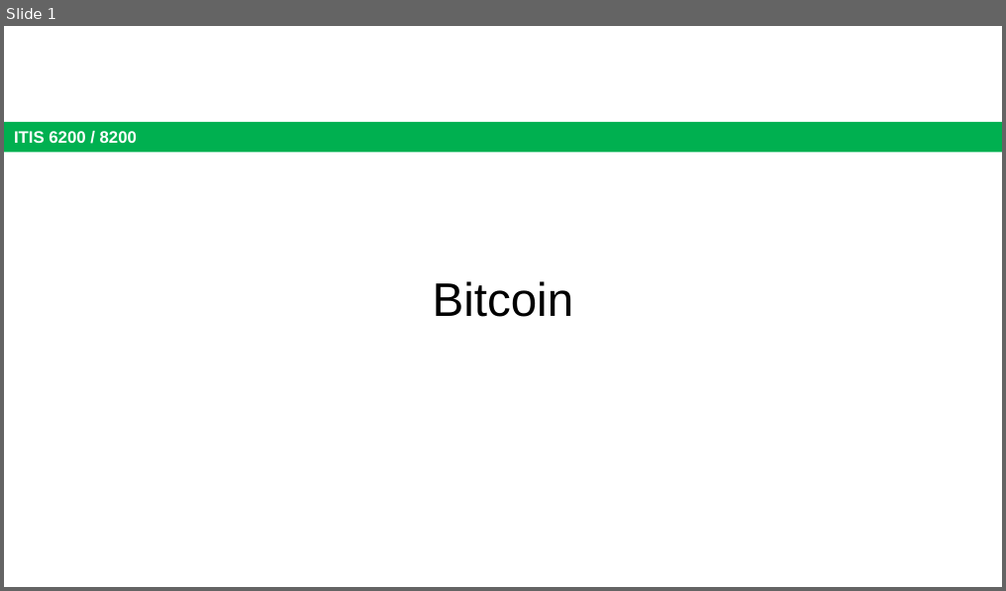
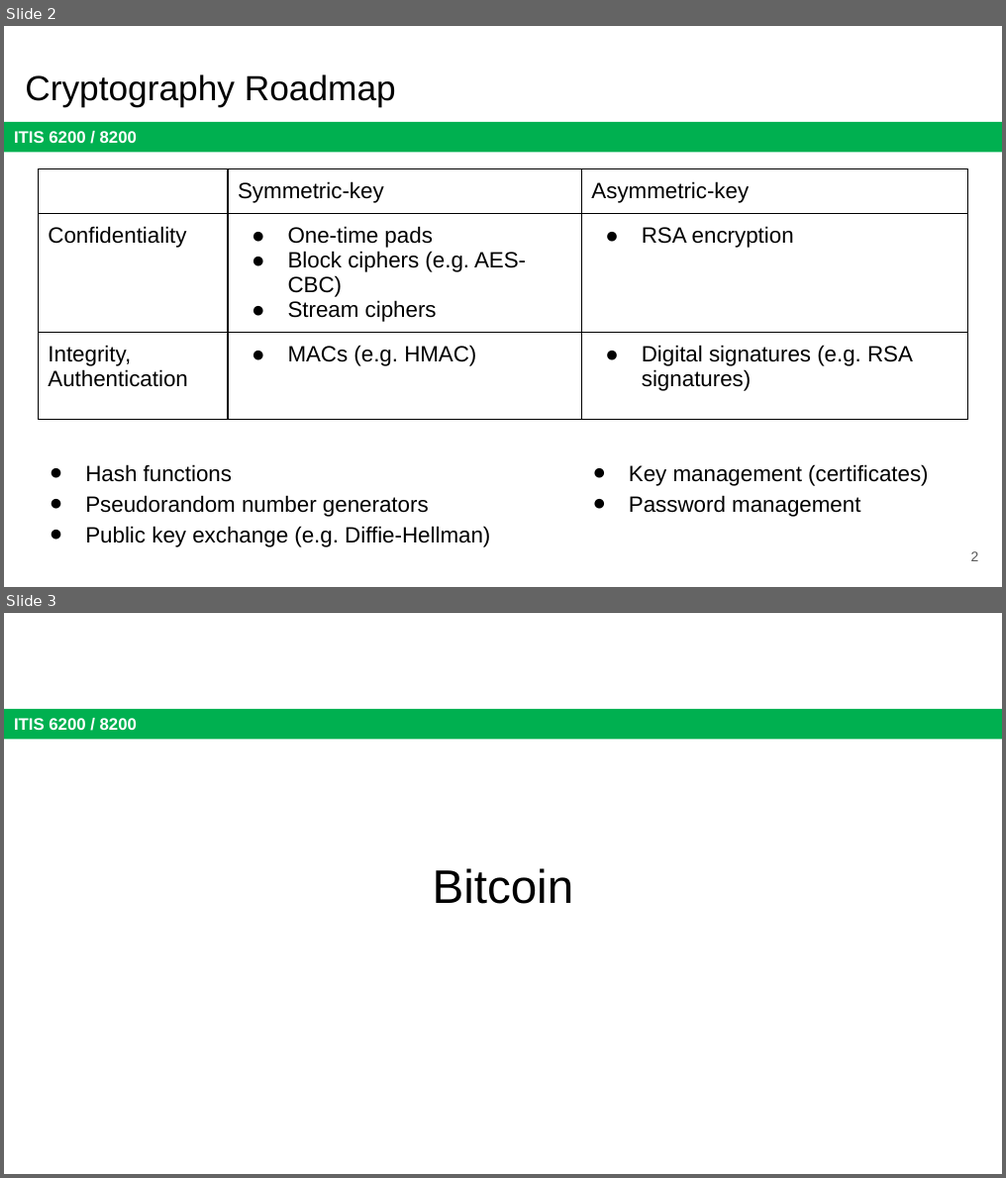
Before and after one commit to jx5c/github.io, a slide deck: teaching/ITIS6200/2023fa/lectures/lec08.pptx. Shown one above the other, each under a label of ours: slide 1 before the commit, slides 2 and 3 after it. The pictures are 1006x591 and 1006x1178 pixels, drawn with LibreOffice and Linux fonts; fonts in the diff are those of the drawing. Boxes give left, top, right and bottom in pixels: in the first picture for what was removed or moved away, otherwise in the second. Text is boxed around its words. In the diff, an @@ line names an element or a change of style, - is before the commit and + after.

```diff
--- a/teaching/ITIS6200/2023fa/lectures/lec08.pptx
+++ b/teaching/ITIS6200/2023fa/lectures/lec08.pptx
@@ slide 2 added at (4,26,1002,587), background #FFFFFF; not listed: 1 template element that a slide beside it also shows @@
@@ title added at (25,75,396,106), 25.2 pt, text #000000 @@
+Cryptography Roadmap
@@ table added at (38,169,968,429), 3 rows, 3 columns @@
+ | Symmetric-key | Asymmetric-key
+Confidentiality | One-time pads / Block ciphers (e.g. AES-CBC) / Stream ciphers | RSA encryption
+Integrity, Authentication | MACs (e.g. HMAC) | Digital signatures (e.g. RSA signatures)
@@ text added at (85,465,490,548), 16 pt, text #000000 @@
+● Hash functions
+● Pseudorandom number generators
+● Public key exchange (e.g. Diffie-Hellman)
@@ text added at (629,465,929,517), 16 pt, text #000000 @@
+● Key management (certificates)
+● Password management
@@ page number added at (971,552,979,562), 10 pt, text #595959 @@
+2
@@ what was slide 1 is now slide 3 @@
```
Also in this commit, not shown: 4 slides changed, 1 other slide added, 8 other files.
